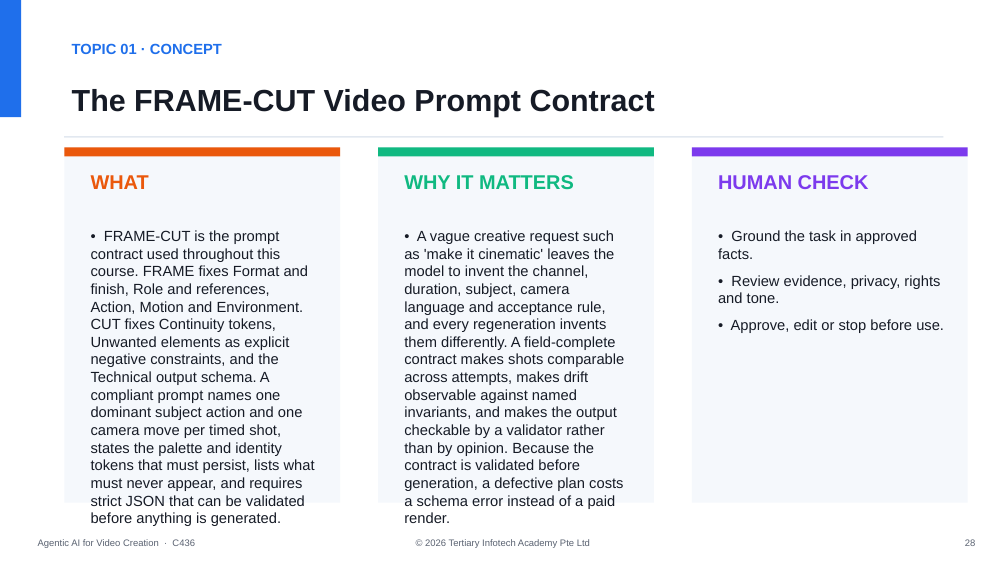
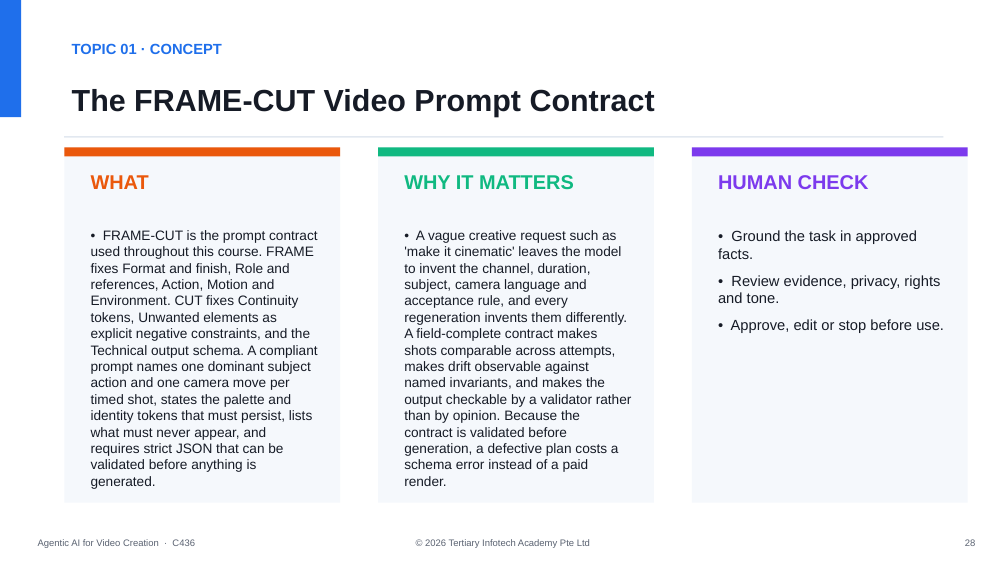
Before and after one commit to tertiarycourses/C436-Agentic-AI-for-Video-Creation, a slide deck: slide 29 of courseware/Agentic AI for Video Creation-v2.0.pptx. Drawn at 1008x567 pixels with LibreOffice and Linux fonts; fonts in the diff are those of the drawing. Boxes give left, top, right and bottom in pixels: in the first picture for what was removed or moved away, otherwise in the second. Text is boxed around its words. In the diff, an @@ line names an element or a change of style, - is before the commit and + after.

```diff
--- a/courseware/Agentic AI for Video Creation-v2.0.pptx
+++ b/courseware/Agentic AI for Video Creation-v2.0.pptx
@@ text "• FRAME-CUT is the prompt ..." at <box>91,230,317,489</box>: size 14 to 13 pt @@
@@ text "• A vague creative request ..." at <box>404,230,632,486</box>: size 14 to 13 pt @@
```
Also in this commit, not shown: 11 other slides changed, 8 other files.
